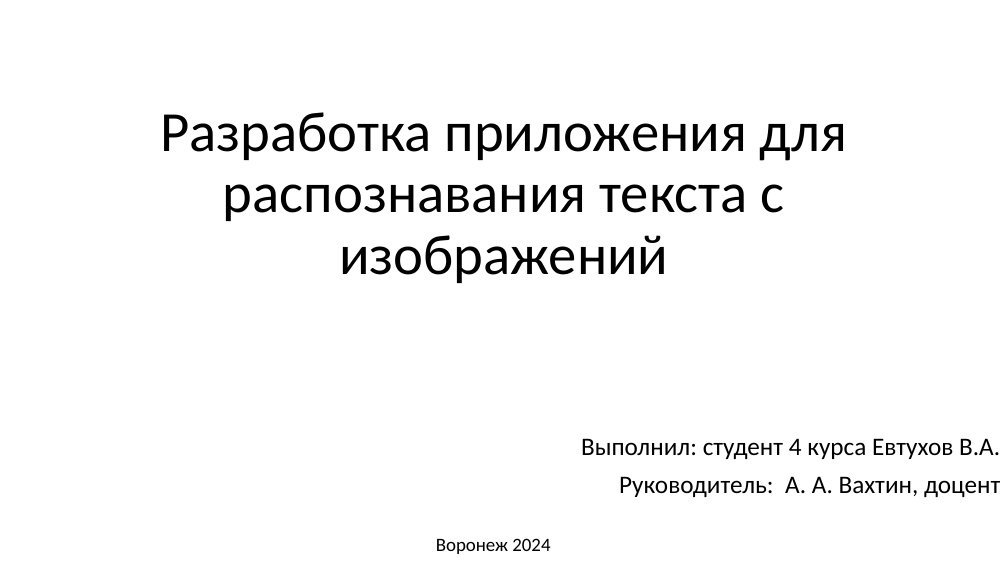
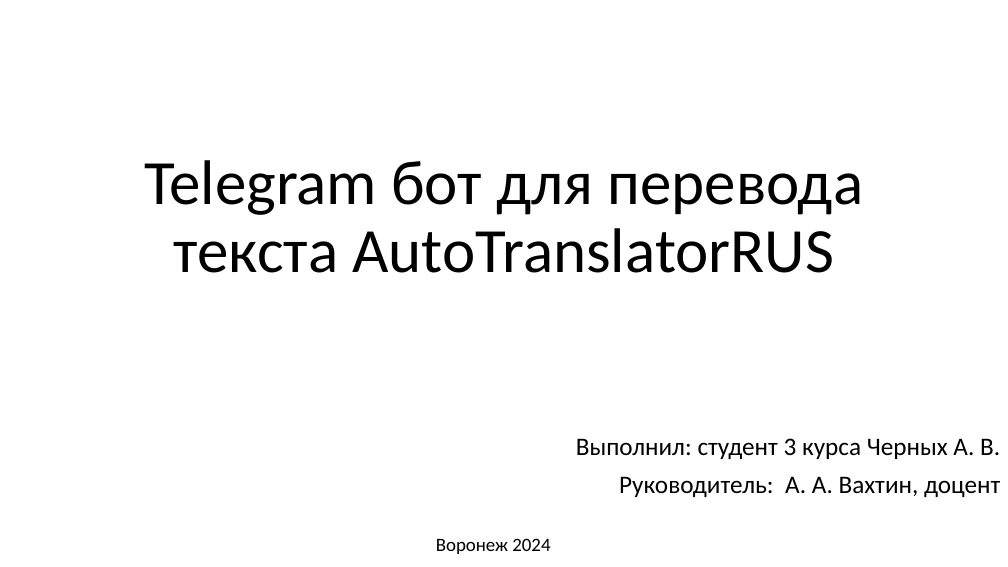
Before and after one commit to Fextice/PostTranslator_bot, a slide deck: slide 1 of DocumentsTGbot/PrezaTGbot.pptx. Drawn at 1008x567 pixels with LibreOffice and Linux fonts; fonts in the diff are those of the drawing. Boxes give left, top, right and bottom in pixels: in the first picture for what was removed or moved away, otherwise in the second. Text is boxed around its words. In the diff, an @@ line names an element or a change of style, - is before the commit and + after.

```diff
--- a/DocumentsTGbot/PrezaTGbot.pptx
+++ b/DocumentsTGbot/PrezaTGbot.pptx
@@ title at (144,160,863,273): text changed; size 54 to 60 pt @@
-Разработка приложения для распознавания текста с изображений
+Telegram бот для перевода текста AutoTranslatorRUS
@@ subtitle at (576,438,1000,459): text changed @@
-Выполнил: студент 4 курса Евтухов В.А.
+Выполнил: студент 3 курса Черных А. В.
```
Also in this commit, not shown: 2 other slides changed, 1 slide added, 2 slides removed, 1 other file.
